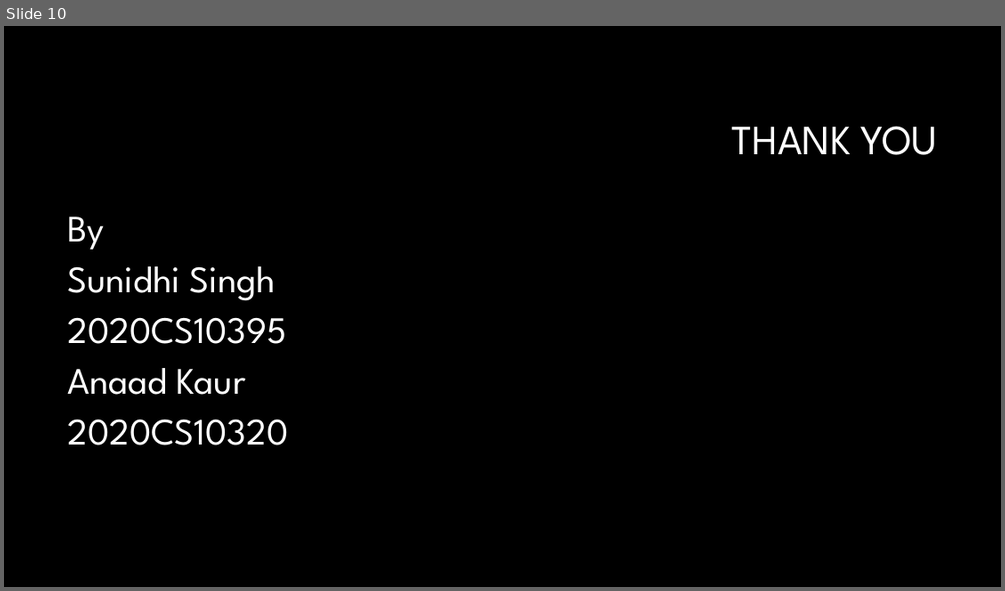
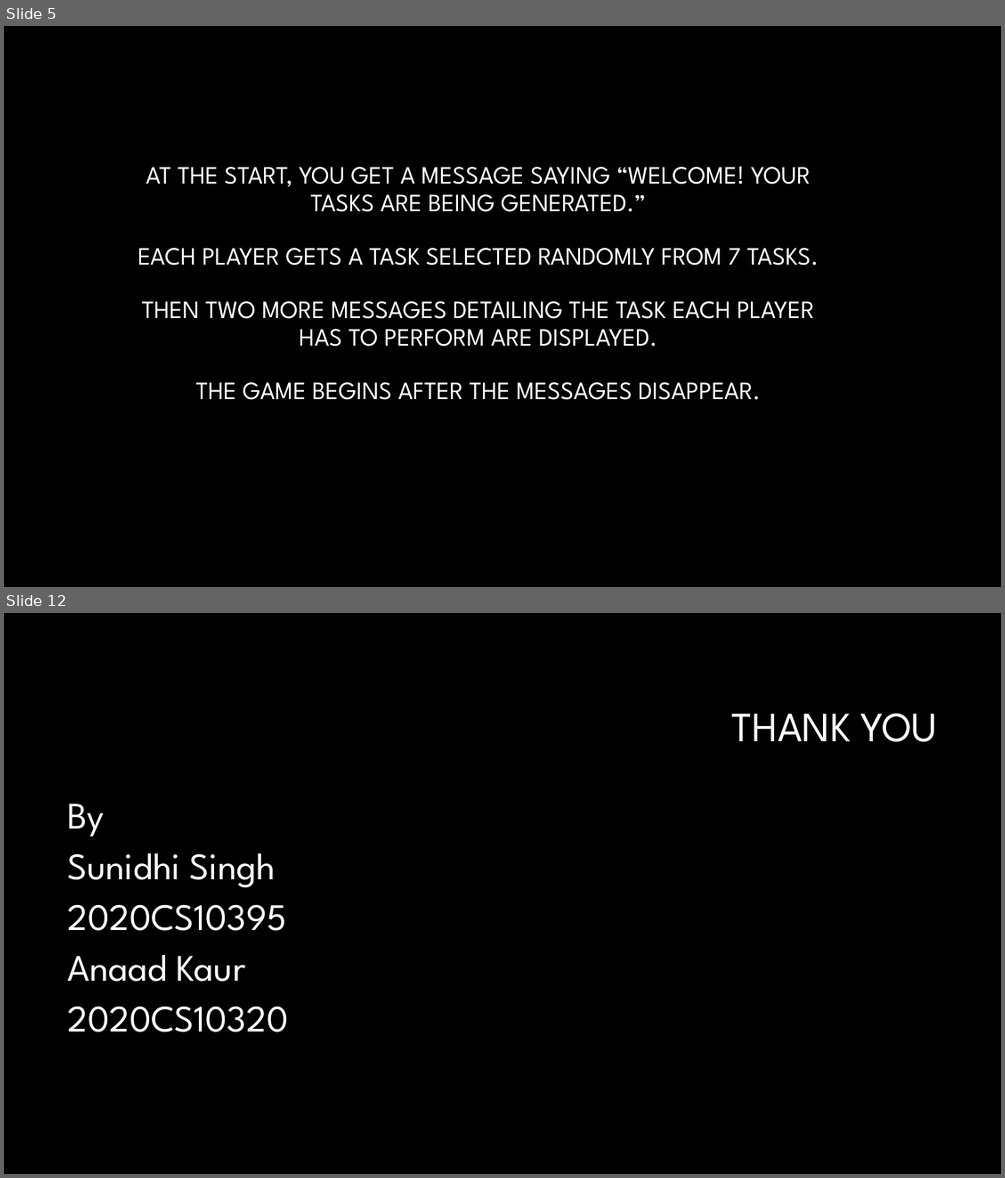
Before and after one commit to DeEpThOuGhT2020/SDL_2PlayerGame, a slide deck: Presentation.pptx. Shown one above the other, each under a label of ours: slide 10 before the commit, slides 5 and 12 after it; the slides between them are not shown. The pictures are 1005x591 and 1005x1178 pixels, drawn with LibreOffice and Linux fonts; fonts in the diff are those of the drawing; background and template pictures are left out. Boxes give left, top, right and bottom in pixels: in the first picture for what was removed or moved away, otherwise in the second. Text is boxed around its words. In the diff, an @@ line names an element or a change of style, - is before the commit and + after.

```diff
--- a/Presentation.pptx
+++ b/Presentation.pptx
@@ slide 5 added at [4, 26, 1001, 587], background #000000 @@
@@ title added at [138, 166, 818, 400], 24 pt, text #FFFFFF @@
+AT THE START, YOU GET A MESSAGE SAYING “WELCOME! YOUR TASKS ARE BEING GENERATED.”
+EACH PLAYER GETS A TASK SELECTED RANDOMLY FROM 7 TASKS.
+THEN TWO MORE MESSAGES DETAILING THE TASK EACH PLAYER HAS TO PERFORM ARE DISPLAYED.
+THE GAME BEGINS AFTER THE MESSAGES DISAPPEAR.
@@ what was slide 10 is now slide 12 @@
```
Also in this commit, not shown: 4 slides changed, 6 other slides added, 5 slides removed.
